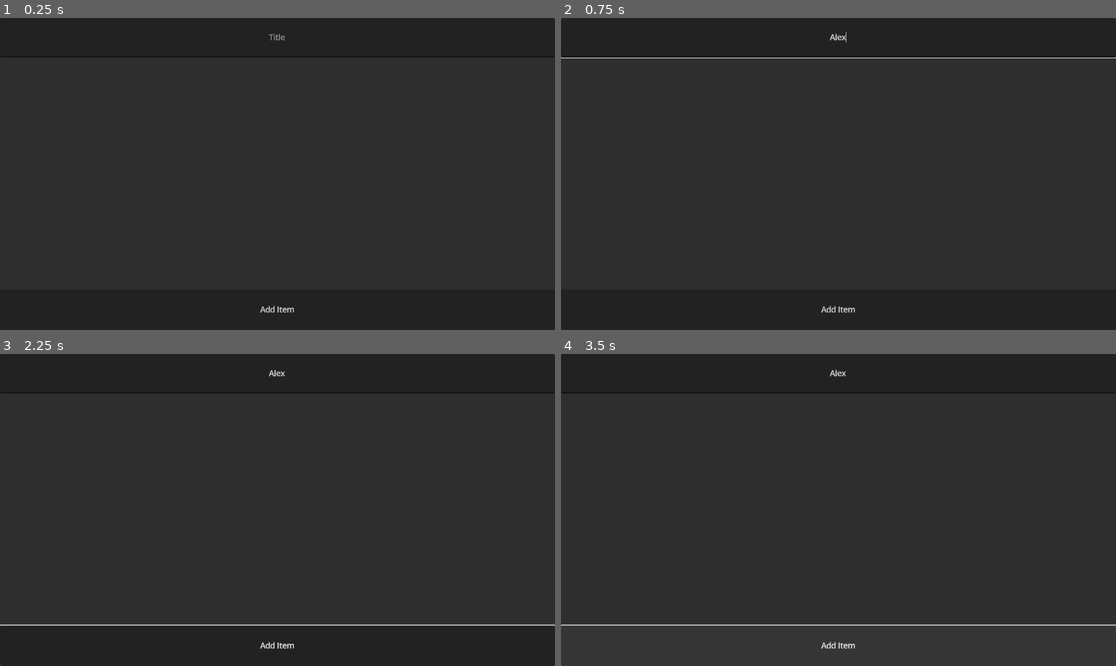
Above: before the commit, frames 1-4 (two rows, left to right).
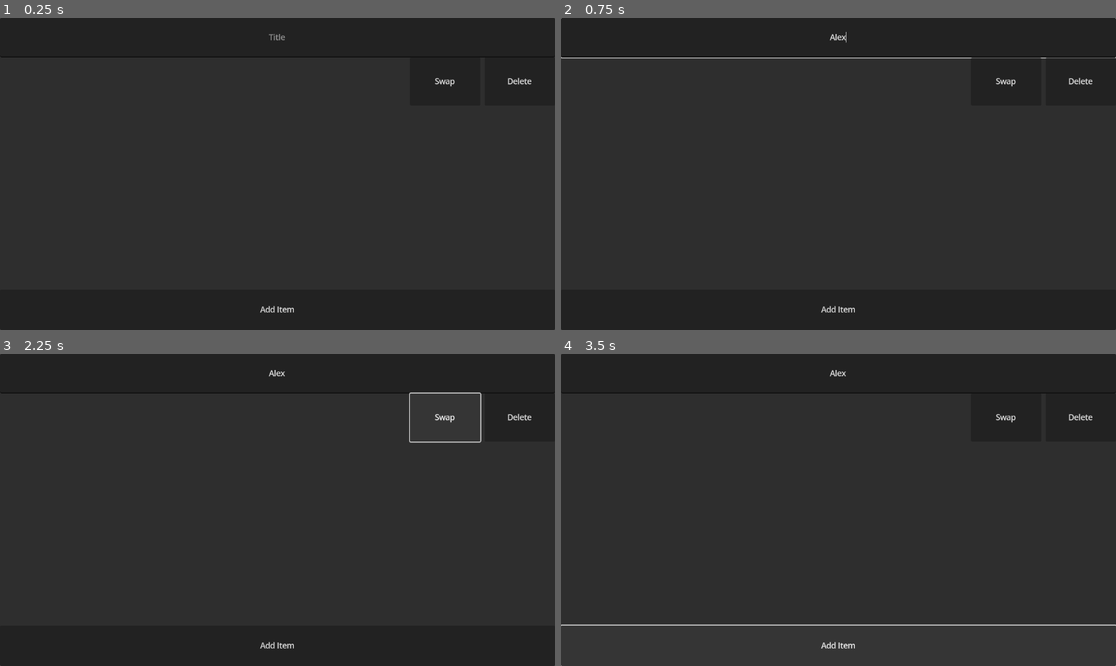
Above: after the commit, the same moments.

Repository: AndrewKostiv/Photon-Project
Game: Godot game, scene res://Pages/Data Editors/Card Editor/Card Editor.tscn
Same seed, same stepped clock (60 frames per second), same inputs: the game is played once before the commit and once after it. This scene is started directly instead of the project's main scene.
Inputs (mouse positions are in pixels of both pictures, inside the frame that each line leads up to):
- Up to frame 1 (0.25 s): no input
- Up to frame 2 (0.75 s): click (838, 36) at 0.52 s; type "Alex" at 0.6 s
- Up to frame 3 (2.25 s): click "Add Item" at 1.25 s; click (444, 416) at 2 s, where only the run after the commit has a clickable "Swap"
- Up to frame 4 (3.5 s): click "Add Item" at 2.75 s

The runs differ from the first frame. In frame 1, 0.1% of the frame differs, in the area x 78-96%, y 19-23%; in frame 2, 0.2%; in frame 3, 0.7%, in the area x 0-100%, y 12-100%; in frame 4, 0.1%.
Error before the commit: Invalid call. Nonexistent function 'addItem' in base 'Nil'. (res://Pages/Data)
Error after the commit: Invalid assignment of property or key 'title' with value of type 'String' on a base object of type 'Nil'. (res://Pages/Data)

Commit message:
Lowered Scope
Removed "Items" from Cards to simplify data

Diff:
--- a/Display Cards/Card Display/card_display.tscn
+++ b/Display Cards/Card Display/card_display.tscn
@@ -3,10 +3,10 @@
 [ext_resource type="Script" uid="uid://wem300l5wcng" path="res://Display Cards/Card Display/card_display.gd" id="1_j82bp"]
 
 [node name="Card Display" type="Control"]
-custom_minimum_size = Vector2(150, 150)
+custom_minimum_size = Vector2(150, 100)
 layout_mode = 3
 anchor_right = 1.0
-anchor_bottom = 0.231161
+anchor_bottom = 0.154
 offset_bottom = 0.207993
 grow_horizontal = 2
 grow_vertical = 2
@@ -49,15 +49,13 @@
 unique_name_in_owner = true
 layout_mode = 1
 anchors_preset = -1
-anchor_left = 0.00026389
-anchor_right = 0.821826
-anchor_bottom = 1.04693
-offset_left = -0.304001
-offset_right = 0.255981
-offset_bottom = -0.0400085
+anchor_right = 0.822
+anchor_bottom = 1.0
+offset_right = 0.0559692
+grow_horizontal = 2
+grow_vertical = 2
 text = "Card Title"
 autowrap_mode = 3
-metadata/_edit_use_anchors_ = true
 
 [connection signal="pressed" from="Delete" to="." method="_on_delete_pressed"]
 [connection signal="pressed" from="Favor" to="." method="_on_favor_pressed"]
--- a/Display Cards/Deck Display/deck_display.gd
+++ b/Display Cards/Deck Display/deck_display.gd
@@ -2,8 +2,11 @@
 # deck display
 
 signal nextScene(deck:Deck)
+@onready var delete_deck: Button = %DeleteDeck
+@export var deck:Deck
 
-@export var deck:Deck
+func _ready() -> void:
+	delete_deck.visible = true  # TODO: fix this so it only shows when hovered
 
 func setData(newDeck:Deck):
 	deck = newDeck
@@ -15,3 +18,9 @@
 	queue_free()
 
 func _on_deck_button_pressed() -> void: nextScene.emit(deck)
+
+#func _on_mouse_entered() -> void:
+	#delete_deck.visible = true
+#
+#func _on_mouse_exited() -> void:
+	#delete_deck.visible = false
--- a/Display Cards/Deck Display/deck_display.tscn
+++ b/Display Cards/Deck Display/deck_display.tscn
@@ -44,7 +44,8 @@
 grow_horizontal = 2
 grow_vertical = 2
 
-[node name="Delete" type="Button" parent="."]
+[node name="DeleteDeck" type="Button" parent="."]
+unique_name_in_owner = true
 layout_mode = 1
 anchors_preset = 1
 anchor_left = 1.0
@@ -56,5 +57,9 @@
 grow_horizontal = 0
 text = "X"
 
+[connection signal="mouse_entered" from="." to="." method="_on_mouse_entered"]
+[connection signal="mouse_exited" from="." to="." method="_on_mouse_exited"]
 [connection signal="pressed" from="DeckButton" to="." method="_on_deck_button_pressed"]
-[connection signal="pressed" from="Delete" to="." method="_on_delete_pressed"]
+[connection signal="mouse_entered" from="DeleteDeck" to="." method="_on_delete_mouse_entered"]
+[connection signal="mouse_exited" from="DeleteDeck" to="." method="_on_delete_mouse_exited"]
+[connection signal="pressed" from="DeleteDeck" to="." method="_on_delete_pressed"]
--- a/Display Cards/Item Display/item_display.gd
+++ /dev/null
@@ -1,24 +0,0 @@
-extends Control
-# item display
-
-signal nextScene(card:Card)
-signal deleteItem(item:Item)
-
-@onready var check_box: CheckBox = $CheckBox
-@onready var title: Button = $Title
-
-var item: Item
-
-func setData(newItem:Item) -> void:
-	item = newItem
-	title.text = newItem.question
-
-func _init(newItem:Item) -> void:
-	item = newItem
-	title.text = item.question
-
-func _on_delete_pressed() -> void:
-	deleteItem.emit(item)
-	queue_free()
-
-func _on_title_pressed() -> void: nextScene.emit(item)
--- a/Display Cards/Item Display/item_display.tscn
+++ /dev/null
@@ -1,53 +0,0 @@
-[gd_scene load_steps=2 format=3 uid="uid://dj01ud06p1hf0"]
-
-[ext_resource type="Script" uid="uid://ddl2k54gmlp5q" path="res://Display Cards/Item Display/item_display.gd" id="1_ictwg"]
-
-[node name="Item Display" type="Control"]
-custom_minimum_size = Vector2(0, 100)
-layout_mode = 3
-anchor_right = 1.0
-anchor_bottom = 0.154321
-grow_horizontal = 2
-grow_vertical = 2
-script = ExtResource("1_ictwg")
-metadata/_edit_use_anchors_ = true
-
-[node name="Panel" type="Panel" parent="."]
-layout_mode = 1
-anchors_preset = 15
-anchor_right = 1.0
-anchor_bottom = 1.0
-grow_horizontal = 2
-grow_vertical = 2
-
-[node name="Title" type="Button" parent="."]
-layout_mode = 1
-anchors_preset = -1
-anchor_right = 0.916208
-anchor_bottom = 1.0
-offset_right = -0.472046
-grow_horizontal = 2
-grow_vertical = 2
-text = "Title"
-metadata/_edit_use_anchors_ = true
-
-[node name="Delete" type="Button" parent="."]
-layout_mode = 1
-anchors_preset = -1
-anchor_left = 0.915799
-anchor_right = 1.0001
-anchor_bottom = 0.97
-offset_right = -0.112007
-text = "X"
-metadata/_edit_use_anchors_ = true
-
-[node name="CheckBox" type="CheckBox" parent="."]
-layout_mode = 1
-anchors_preset = -1
-anchor_right = 0.0948611
-anchor_bottom = 0.97
-offset_right = -0.279999
-metadata/_edit_use_anchors_ = true
-
-[connection signal="pressed" from="Title" to="." method="_on_title_pressed"]
-[connection signal="pressed" from="Delete" to="." method="_on_delete_pressed"]
--- a/Globals/Class Objects/Card.gd
+++ b/Globals/Class Objects/Card.gd
@@ -1,17 +1,16 @@
 extends Resource
 class_name Card
 
-@export var title: String = ""
-@export var items: Array[Item] = [
-	Item.new("Question1", ["Answer1"]),
-	Item.new("Question2", ["Answer2"]),
-	Item.new("Question3", ["Answer3"]),
-	Item.new("Question4", ["Answer4"]),]
+const DEFAULT_TITLE: String = "Untitled Card"
+@export var title: String = DEFAULT_TITLE
+@export var question: String = ""
+@export var answer: String = ""
 
 ## Returns new Card object
-func _init(newTitle:String = "", newItems:Array[Item] = []) -> void:
+func _init(newTitle:String = DEFAULT_TITLE, newQuestion:String = "", newAnswer:String = "") -> void:
 	title = newTitle
-	items = newItems
+	question = newQuestion
+	answer = newAnswer
 
 ## Returns all class data as a Dictionary
 ## [br][br]
@@ -22,16 +21,6 @@
 ## {"title": title, "items": [...]}
 ## [/codeblock]
 func getData() -> Dictionary:
-	var data: Dictionary = {"title": title, "items": [] }
-	for item:Item in items: data.items.append(item.getData())
-	return data
-
-## Adds an item to items:Array[Item] and saves
-func addItem(newItem:Item = Item.new()) -> void:
-	items.append(newItem)
-	Data.saveData()
-
-## Removes an item from items:Array[Item] and saves
-func removeItem(item:Item) -> void:
-	items.erase(item)
-	Data.saveData()
+	#var data: Dictionary = {"title": title, "question": question, "answer": answer }
+	#return data
+	return {"title": title, "question": question, "answer": answer }
--- a/Globals/Class Objects/Deck.gd
+++ b/Globals/Class Objects/Deck.gd
@@ -1,11 +1,12 @@
 extends Resource
 class_name Deck
 
-@export var title:String
+const DEFAULT_TITLE:String = "Untitled Deck"
+@export var title:String = DEFAULT_TITLE
 @export var cards:Array[Card] = []
 
 ## Returns new Deck object
-func _init(newTitle:String = "", newCards:Array[Card] = []) -> void:
+func _init(newTitle:String = DEFAULT_TITLE, newCards:Array[Card] = []) -> void:
 	title = newTitle
 	cards = newCards
 
--- a/Globals/Class Objects/Item.gd
+++ /dev/null
@@ -1,26 +0,0 @@
-extends Resource
-class_name Item
-
-@export var question: String
-@export var answers: Array[String]
-
-## Returns new Item object
-func _init(newQuestion:String = "", newAnswers:Array[String] = []) -> void:
-	question = newQuestion
-	answers = newAnswers
-
-## Returns all class data as a Dictionary
-## [br][br]
-## Returns {"question": question:String, "answer": answer:String}
-## [br][br]
-## [b]Example Output:[/b]
-## [codeblock]
-## {"question": question, "answer": answer}
-## [/codeblock]
-func getData() -> Dictionary:
-	var data:Dictionary = { "question": question, "answers": [] }
-	for answer:String in answers: data.answers.append(answer)
-	return  data
-
-func getAnswers() -> Array[String]:
-	return answers
--- a/Globals/Data.gd
+++ b/Globals/Data.gd
@@ -48,16 +48,7 @@
 
 func _getCards(cardsArray:Array) -> Array[Card]: # Only for loadData
 	var result: Array[Card] = []
-	for card: Dictionary in cardsArray: result.append(Card.new(card.title, _getItems(card.items)))
+	for card: Dictionary in cardsArray: result.append(Card.new(card.title, card.question, card.answer))
 	return result
 
-func _getItems(itemsArray:Array) -> Array[Item]: # Only for loadData
-	var result: Array[Item] = []
-	for item: Dictionary in itemsArray: result.append(Item.new(item.question, _getAnswers(item.answers)))
-	return result
-
-func _getAnswers(answers:Array) -> Array[String]:
-	var result :Array[String]
-	for answer:Dictionary in answers: result.append(answer)
-	return result
 #endregion
--- a/Globals/SceneManager.gd
+++ b/Globals/SceneManager.gd
@@ -3,24 +3,19 @@
 # Display cards
 const DECK_DISPLAY = preload("res://Display Cards/Deck Display/deck_display.tscn")
 const CARD_DISPLAY = preload("res://Display Cards/Card Display/card_display.tscn")
-const ITEM_DISPLAY = preload("res://Display Cards/Item Display/item_display.tscn")
-
 # Data editor menues
 var DECK_MENU = preload("res://Pages/DeckMenu/Deck Menu.tscn")
 const DECK_EDITOR = preload("res://Pages/Data Editors/Deck Editor/deck_editor.tscn")
 const CARD_EDITOR = preload("res://Pages/Data Editors/Card Editor/Card Editor.tscn")
-const ITEM_EDITOR = preload("res://Pages/Data Editors/Item Editor/Item Editor.tscn")
 
 # Get display cards
-func getDeckDisplay() -> Control: return DECK_DISPLAY.instantiate()
-func getCardDisplay() -> Control: return CARD_DISPLAY.instantiate()
-func getItemDisplay() -> Control: return ITEM_DISPLAY.instantiate()
+func getDeckDisplay(): return DECK_DISPLAY.instantiate()
+func getCardDisplay(): return CARD_DISPLAY.instantiate()
 
 # Get editor menuess
-func getDeckMenu() -> Control: return DECK_MENU.instantiate()
-func getDeckEditor() -> Control: return DECK_EDITOR.instantiate()
-func getCardEditor() -> Control: return CARD_EDITOR.instantiate()
-func getItemEditor() -> Control: return ITEM_EDITOR.instantiate()
+func getDeckMenu(): return DECK_MENU.instantiate()
+func getDeckEditor(): return DECK_EDITOR.instantiate()
+func getCardEditor(): return CARD_EDITOR.instantiate()
 
 ## Change root scene
 func changeSceneTo(newScene: PackedScene):
--- a/Pages/Data Editors/Card Editor/Card Editor.tscn
+++ b/Pages/Data Editors/Card Editor/Card Editor.tscn
@@ -20,6 +20,7 @@
 grow_vertical = 2
 
 [node name="Title Edit" type="LineEdit" parent="."]
+unique_name_in_owner = true
 layout_mode = 1
 anchors_preset = -1
 anchor_right = 1.00028
@@ -30,17 +31,57 @@
 alignment = 1
 metadata/_edit_use_anchors_ = true
 
-[node name="ScrollContainer" type="ScrollContainer" parent="."]
+[node name="Control" type="Control" parent="."]
+custom_minimum_size = Vector2(0, 100)
+layout_mode = 1
+anchor_top = 0.126543
+anchor_right = 0.998542
+anchor_bottom = 0.271877
+offset_right = -0.32
+offset_bottom = -0.176003
+metadata/_edit_use_anchors_ = true
+
+[node name="Delete" type="Button" parent="Control"]
 layout_mode = 1
 anchors_preset = -1
-anchor_top = 0.126543
-anchor_right = 0.999847
-anchor_bottom = 0.857741
-offset_right = 0.175964
-offset_bottom = 0.18399
+anchor_left = 0.874783
+anchor_right = 1.00178
+anchor_bottom = 0.999719
+offset_right = -0.0500031
+offset_bottom = 0.0319977
+text = "Delete"
 metadata/_edit_use_anchors_ = true
 
-[node name="Items Container" type="VBoxContainer" parent="ScrollContainer"]
+[node name="Swap" type="Button" parent="Control"]
+layout_mode = 1
+anchors_preset = -1
+anchor_left = 0.74
+anchor_right = 0.867
+anchor_bottom = 0.999719
+offset_right = -0.0500031
+offset_bottom = 0.0319977
+text = "Swap"
+metadata/_edit_use_anchors_ = true
+
+[node name="MarginContainer" type="MarginContainer" parent="."]
+layout_mode = 1
+anchors_preset = -1
+anchor_top = 0.280864
+anchor_right = 0.999972
+anchor_bottom = 0.870444
+offset_right = 0.0319824
+offset_bottom = -0.0480194
+theme_override_constants/margin_left = 10
+theme_override_constants/margin_top = 10
+theme_override_constants/margin_right = 10
+theme_override_constants/margin_bottom = 10
+metadata/_edit_use_anchors_ = true
+
+[node name="ScrollContainer" type="ScrollContainer" parent="MarginContainer"]
+layout_mode = 2
+metadata/_edit_use_anchors_ = true
+
+[node name="Items Container" type="VBoxContainer" parent="MarginContainer/ScrollContainer"]
 unique_name_in_owner = true
 layout_mode = 2
 size_flags_horizontal = 3
@@ -57,4 +98,7 @@
 text = "Add Item"
 metadata/_edit_use_anchors_ = true
 
+[connection signal="text_changed" from="Title Edit" to="." method="_on_title_edit_text_changed"]
+[connection signal="pressed" from="Control/Delete" to="." method="_on_delete_pressed"]
+[connection signal="pressed" from="Control/Swap" to="." method="_on_swap_pressed"]
 [connection signal="pressed" from="Add Item" to="." method="_on_add_item_pressed"]
--- a/Pages/Data Editors/Card Editor/card_editor.gd
+++ b/Pages/Data Editors/Card Editor/card_editor.gd
@@ -1,9 +1,7 @@
 extends Control
 # Card editor
-signal nextScene(data:Item)
 
-@onready var title_edit: LineEdit = $"Title Edit"
-@onready var add_item: Button = $"Add Item"
+@onready var title_edit: LineEdit = %"Title Edit"
 @onready var items_container: VBoxContainer = %"Items Container"
 
 var card: Card
@@ -18,14 +16,12 @@
 func getData():
 	return card
 
-func onItemSelected(item:Item) -> void:
-	nextScene.emit(item)
+func _on_title_edit_text_changed(new_text: String) -> void:
+	card.title = new_text
+	Data.saveData()
 
-func _on_add_item_pressed() -> void:
-	card.addItem()
+func _on_delete_pressed() -> void:
+	pass # Replace with function body.
 
-func redrawItemDisplay():
-	for item in card.items:
-		var newItemDisplay = SceneManager.getItemDisplay()
-		items_container.add_child(newItemDisplay)
-		newItemDisplay.setData(item)
+func _on_swap_pressed() -> void:
+	pass
--- a/Pages/Data Editors/Deck Editor/deck_editor.gd
+++ b/Pages/Data Editors/Deck Editor/deck_editor.gd
@@ -20,9 +20,9 @@
 func reDrawCards() -> void:
 	var displayedCards = cards_container.get_children()
 	for card:Control in displayedCards: card.queue_free()
-	for card:Card in deck.cards: addCardDisplay(card)
+	for card:Card in deck.cards: _addCardDisplay(card)
 
-func addCardDisplay(newCard:Card):
+func _addCardDisplay(newCard:Card):
 	var cardDisplay = SceneManager.getCardDisplay()
 	cards_container.add_child(cardDisplay)
 	cardDisplay.setData(newCard)
--- a/Pages/Data Editors/Deck Editor/deck_editor.tscn
+++ b/Pages/Data Editors/Deck Editor/deck_editor.tscn
@@ -21,11 +21,20 @@
 metadata/_edit_use_anchors_ = true
 metadata/_edit_lock_ = true
 
-[node name="TitleLabel" type="LineEdit" parent="."]
+[node name="Editor" type="Control" parent="."]
+layout_mode = 1
+anchor_right = 0.763889
+anchor_bottom = 1.0
+grow_horizontal = 2
+grow_vertical = 2
+metadata/_edit_use_anchors_ = true
+
+[node name="TitleLabel" type="LineEdit" parent="Editor"]
 unique_name_in_owner = true
 layout_mode = 1
 anchors_preset = -1
-anchor_right = 1.00024
+anchor_left = 0.251136
+anchor_right = 1.00032
 anchor_bottom = 0.142148
 offset_right = -0.280029
 offset_bottom = -0.112015
@@ -33,17 +42,17 @@
 alignment = 1
 metadata/_edit_use_anchors_ = true
 
-[node name="ScrollContainer" type="ScrollContainer" parent="."]
+[node name="ScrollContainer" type="ScrollContainer" parent="Editor"]
 layout_mode = 1
 anchors_preset = -1
-anchor_top = 0.141975
-anchor_right = 1.00028
-anchor_bottom = 0.680827
-offset_right = -0.32
-offset_bottom = -0.176003
+anchor_top = 0.305556
+anchor_right = 1.00036
+anchor_bottom = 0.788852
+offset_right = -0.319946
+offset_bottom = -0.175964
 metadata/_edit_use_anchors_ = true
 
-[node name="MarginContainer" type="MarginContainer" parent="ScrollContainer"]
+[node name="MarginContainer" type="MarginContainer" parent="Editor/ScrollContainer"]
 layout_mode = 2
 size_flags_horizontal = 3
 size_flags_vertical = 3
@@ -52,29 +61,35 @@
 theme_override_constants/margin_right = 10
 theme_override_constants/margin_bottom = 10
 
-[node name="CardsContainer" type="VBoxContainer" parent="ScrollContainer/MarginContainer"]
+[node name="CardsContainer" type="VBoxContainer" parent="Editor/ScrollContainer/MarginContainer"]
 unique_name_in_owner = true
 layout_mode = 2
 size_flags_horizontal = 3
 size_flags_vertical = 3
 
-[node name="Add Card" type="Button" parent="."]
+[node name="ReferenceRect" type="ReferenceRect" parent="Editor/ScrollContainer/MarginContainer"]
+layout_mode = 2
+border_width = 1.5
+
+[node name="Add Card" type="Button" parent="Editor"]
+custom_minimum_size = Vector2(0, 60)
 layout_mode = 1
 anchors_preset = -1
-anchor_top = 0.692901
-anchor_right = 0.999583
-anchor_bottom = 0.819383
+anchor_top = 0.804012
+anchor_right = 0.999455
+anchor_bottom = 0.896543
 offset_right = 0.47998
 offset_bottom = 0.039978
 text = "Add Card
 "
 metadata/_edit_use_anchors_ = true
 
-[node name="AddCardInput" type="LineEdit" parent="."]
+[node name="AddCardInput" type="LineEdit" parent="Editor"]
 unique_name_in_owner = true
+custom_minimum_size = Vector2(0, 60)
 layout_mode = 1
 anchors_preset = -1
-anchor_top = 0.834687
+anchor_top = 0.907218
 anchor_right = 1.0
 anchor_bottom = 1.0
 offset_top = 0.12262
@@ -82,5 +97,44 @@
 grow_vertical = 0
 metadata/_edit_use_anchors_ = true
 
-[connection signal="text_changed" from="TitleLabel" to="." method="_on_title_label_text_changed"]
-[connection signal="pressed" from="Add Card" to="." method="_on_add_card_pressed"]
+[node name="Study Modes" type="Control" parent="."]
+layout_mode = 1
+anchor_left = 0.770833
+anchor_right = 1.0
+anchor_bottom = 1.0
+grow_horizontal = 2
+grow_vertical = 2
+metadata/_edit_use_anchors_ = true
+
+[node name="VBoxContainer" type="VBoxContainer" parent="Study Modes"]
+layout_mode = 1
+anchors_preset = 15
+anchor_right = 1.0
+anchor_bottom = 1.0
+grow_horizontal = 2
+grow_vertical = 2
+alignment = 1
+metadata/_edit_use_anchors_ = true
+
+[node name="Auto" type="Button" parent="Study Modes/VBoxContainer"]
+custom_minimum_size = Vector2(0, 60)
+layout_mode = 2
+text = "Auto"
+
+[node name="Multiple Choice" type="Button" parent="Study Modes/VBoxContainer"]
+custom_minimum_size = Vector2(0, 60)
+layout_mode = 2
+text = "Multiple Choice"
+
+[node name="Spelling" type="Button" parent="Study Modes/VBoxContainer"]
+custom_minimum_size = Vector2(0, 60)
+layout_mode = 2
+text = "Spelling"
+
+[node name="Speed" type="Button" parent="Study Modes/VBoxContainer"]
+custom_minimum_size = Vector2(0, 60)
+layout_mode = 2
+text = "Speed"
+
+[connection signal="text_changed" from="Editor/TitleLabel" to="." method="_on_title_label_text_changed"]
+[connection signal="pressed" from="Editor/Add Card" to="." method="_on_add_card_pressed"]
--- a/Pages/Data Editors/Item Editor/Item Editor.tscn
+++ /dev/null
@@ -1,12 +0,0 @@
-[gd_scene load_steps=2 format=3 uid="uid://bl1m0ecyrxb5s"]
-
-[ext_resource type="Script" uid="uid://cmssno44q5b8n" path="res://Pages/Data Editors/Item Editor/item_editor.gd" id="1_pfwnq"]
-
-[node name="ItemEditor" type="Control"]
-layout_mode = 3
-anchors_preset = 15
-anchor_right = 1.0
-anchor_bottom = 1.0
-grow_horizontal = 2
-grow_vertical = 2
-script = ExtResource("1_pfwnq")
--- a/Pages/Data Editors/Item Editor/item_editor.gd
+++ /dev/null
@@ -1,13 +0,0 @@
-extends Control
-# Item editor
-
-var item:Item
-
-func setup(newItem:Item) -> void:
-	item = newItem
-
-## Returns item:Item
-## [br]
-## Used by Main to manage scenes
-func getData():
-	return item
--- a/Pages/Main/main.gd
+++ b/Pages/Main/main.gd
@@ -18,7 +18,6 @@
 	if typeof(nextSceneData) == typeof("Deck Menu"): open_deck_menu()
 	elif nextSceneData is Deck: open_deck_editor(nextSceneData)
 	elif nextSceneData is Card: open_card_editor(nextSceneData)
-	elif nextSceneData is Item: open_item_editor(nextSceneData)
 	else: printerr("No scene type found")
 
 func open_deck_menu() -> void:
@@ -43,13 +42,4 @@
 	removeCurrentScene()
 	var cardEditor = SceneManager.getCardEditor()
 	scene_container.add_child(cardEditor)
-	cardEditor.nextScene.connect(open_item_editor)
 	cardEditor.setup(card)
-
-func open_item_editor(item:Item) -> void:
-	#print_debug("Open item editor")
-	scene_stack.append(scene_container.get_child(0).getData())
-	removeCurrentScene()
-	var itemEditor = SceneManager.getItemEditor()
-	scene_container.add_child(itemEditor)
-	itemEditor.setup(item)
--- a/project.godot
+++ b/project.godot
@@ -27,14 +27,12 @@
 "res://Display Cards/": "red",
 "res://Display Cards/Card Display/": "orange",
 "res://Display Cards/Deck Display/": "orange",
-"res://Display Cards/Item Display/": "orange",
 "res://Globals/": "gray",
 "res://Globals/Class Objects/": "pink",
 "res://Pages/": "red",
 "res://Pages/Data Editors/": "orange",
 "res://Pages/Data Editors/Card Editor/": "yellow",
 "res://Pages/Data Editors/Deck Editor/": "yellow",
-"res://Pages/Data Editors/Item Editor/": "yellow",
 "res://Pages/DeckMenu/": "orange",
 "res://Pages/Main/": "orange"
 }
Not shown, removed: Display Cards/Item Display/item_display.gd.uid
Not shown, removed: Globals/Class Objects/Item.gd.uid
Not shown, removed: Pages/Data Editors/Item Editor/item_editor.gd.uid
